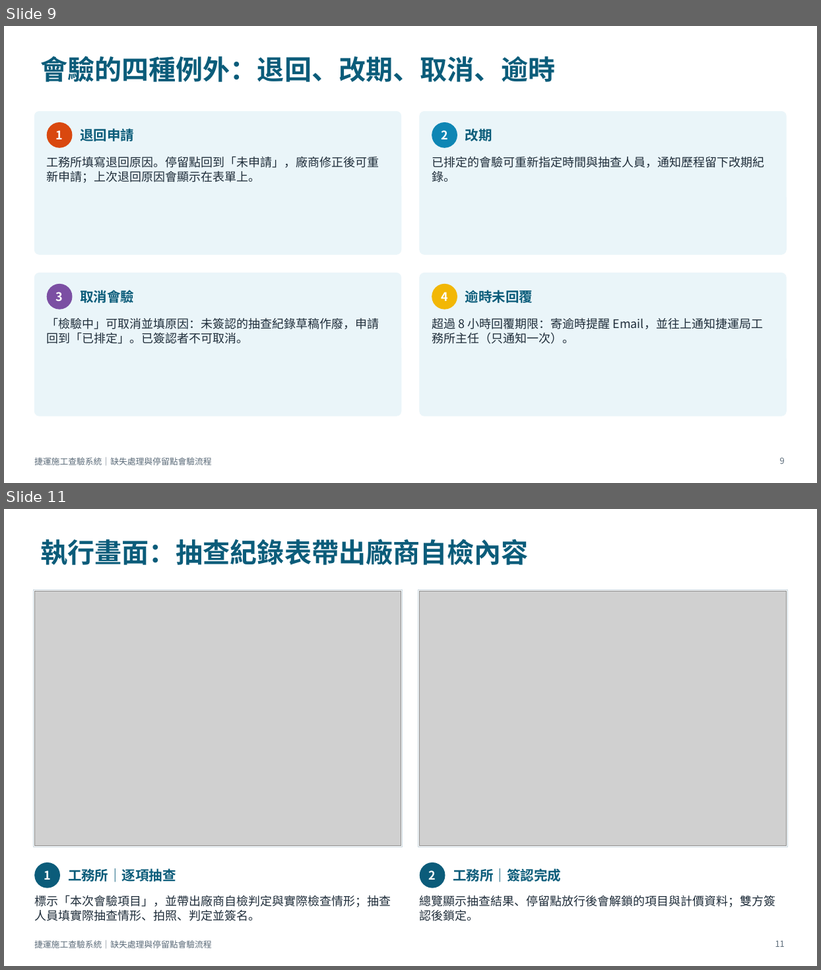
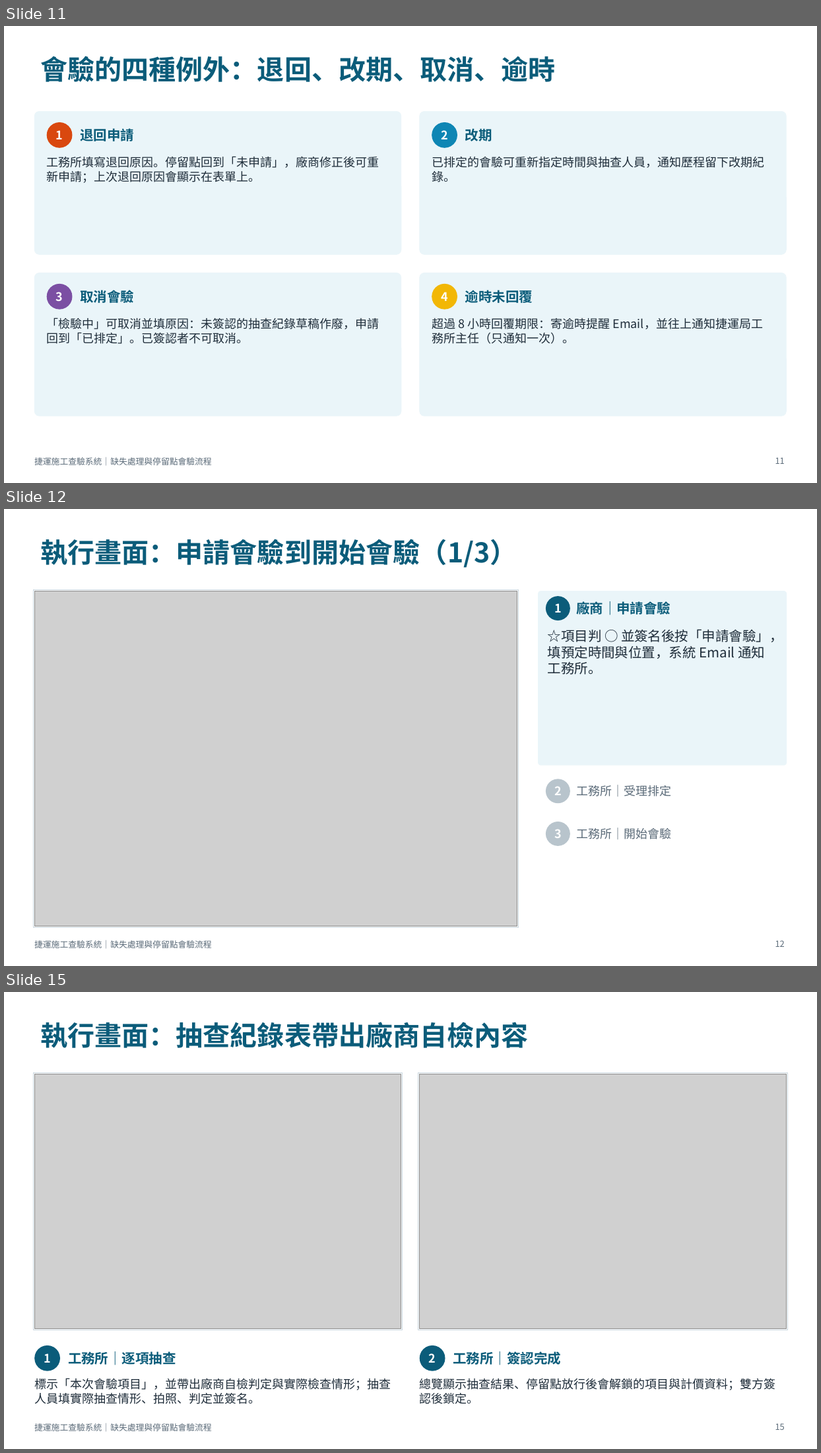
Before and after one commit to brianchou7310/MRT-Construction-QMS, a slide deck: 捷運施工查驗系統_缺失與停留點流程說明.pptx. Shown one above the other, each under a label of ours: slides 9 and 11 before the commit, slides 11, 12 and 15 after it; the slides between them are not shown. The pictures are 821x970 and 821x1453 pixels, drawn with LibreOffice and Linux fonts; fonts in the diff are those of the drawing; grey boxes stand for pictures. Boxes give left, top, right and bottom in pixels: in the first picture for what was removed or moved away, otherwise in the second. Text is boxed around its words. In the diff, an @@ line names an element or a change of style, - is before the commit and + after.

```diff
--- a/捷運施工查驗系統_缺失與停留點流程說明.pptx
+++ b/捷運施工查驗系統_缺失與停留點流程說明.pptx
@@ slide 12 added at (4,509,817,966), background #FFFFFF; not listed: 1 template element that a slide beside it also shows @@
@@ title added at (40,539,517,568), 32 pt, text #0B5C7A, bold @@
+執行畫面：申請會驗到開始會驗（1/3）
@@ rectangle added at (33,590,518,928), fill #FFFFFF, outline #C9D6DE 0.75 pt @@
@@ picture added at (34,591,517,927) @@
@@ rounded rectangle added at (539,591,787,765), fill #EAF5F9, outline #EAF5F9 1 pt @@
@@ ellipse added at (546,596,570,621), fill #0B5C7A, 14 pt, text #FFFFFF, bold @@
+1
@@ text added at (576,601,671,615), 16 pt, text #0B5C7A, bold @@
+廠商｜申請會驗
@@ text added at (548,629,783,675), 16 pt, text #1F2D3A @@
+☆項目判 ○ 並簽名後按「申請會驗」，填預定時間與位置，系統 Email 通知工務所。
@@ ellipse added at (546,779,570,803), fill #B8C4CC, 14 pt, text #FFFFFF, bold @@
+2
@@ text added at (576,785,671,797), 14 pt, text #5B6B79 @@
+工務所｜受理排定
@@ ellipse added at (546,822,570,846), fill #B8C4CC, 14 pt, text #FFFFFF, bold @@
+3
@@ text added at (576,828,671,840), 14 pt, text #5B6B79 @@
+工務所｜開始會驗
@@ page number added at (776,941,785,947), 10 pt, text #5B6B79 @@
+12
@@ what was slide 9 is now slide 11 @@
@@ page number at (776,458,785,464): text changed @@
-9
+11
@@ what was slide 11 is now slide 15 @@
@@ page number at (776,1424,785,1430): text changed @@
-11
+15
```
Also in this commit, not shown: 7 slides changed, 10 other slides added, 1 slide removed.
